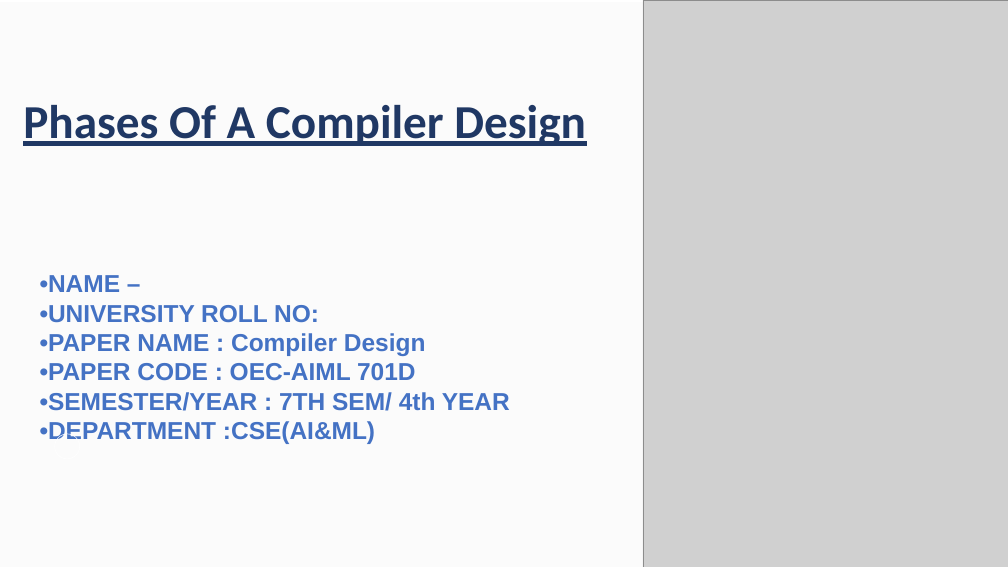
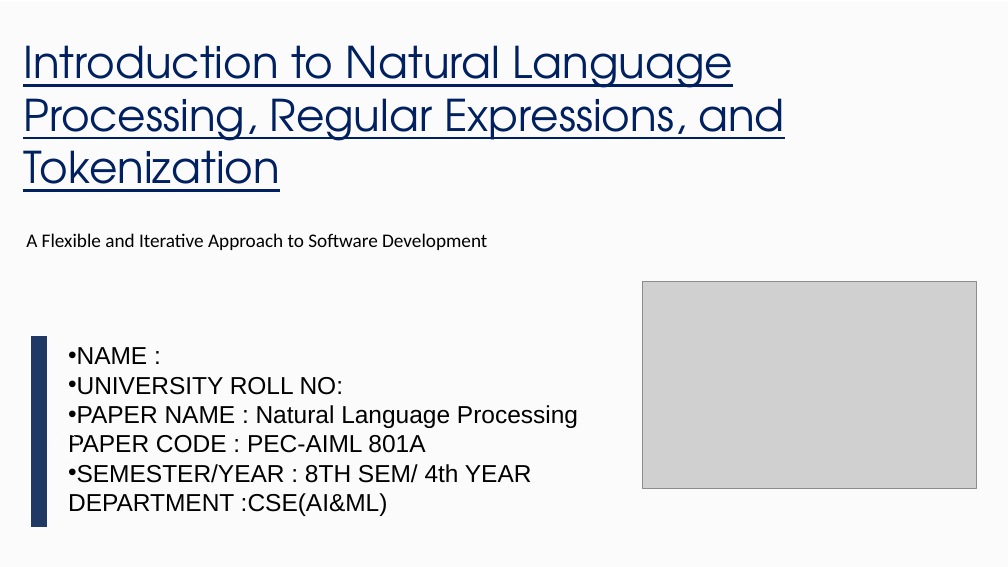
Before and after one commit to aditya2027krml/Undergraduate-CSE-AI-ML-Presentations-and-Reports-of-College, a slide deck: slide 1 of 4th Year/Presentations/34230821034.pptx. Drawn at 1008x567 pixels with LibreOffice and Linux fonts; fonts in the diff are those of the drawing; grey boxes stand for pictures; background and template pictures are left out. Boxes give left, top, right and bottom in pixels: in the first picture for what was removed or moved away, otherwise in the second. Text is boxed around its words. In the diff, an @@ line names an element or a change of style, - is before the commit and + after.

Commit message:
Add files via upload
Introduction to Natural Language Processing, Regular Expressions, and Tokenization

```diff
--- a/4th Year/Presentations/34230821034.pptx
+++ b/4th Year/Presentations/34230821034.pptx
@@ picture removed at <box>643,0,1008,567</box> @@
@@ text at <box>23,45,785,192</box>: text changed; size 54 to 50 pt; font Calibri to TeX Gyre Adventor; text colour #203864 to #002060; bold off @@
-Phases Of A Compiler Design
+Introduction to Natural Language Processing, Regular Expressions, and Tokenization
@@ text added at <box>26,233,487,250</box>, 22 pt, text #000000 @@
+A Flexible and Iterative Approach to Software Development
@@ picture added at <box>642,282,976,488</box> @@
@@ freeform shape added at <box>31,336,47,527</box>, fill #203864 @@
@@ text at <box>68,347,578,516</box>: text changed; text colour #4472C4 to #000000; bold off @@
-•NAME –
-•UNIVERSITY ROLL NO:
-•PAPER NAME : Compiler Design
-•PAPER CODE : OEC-AIML 701D
-•SEMESTER/YEAR : 7TH SEM/ 4th YEAR •DEPARTMENT :CSE(AI&ML)
+• NAME :
+• UNIVERSITY ROLL NO:
+• PAPER NAME : Natural Language Processing PAPER CODE : PEC-AIML 801A
+• SEMESTER/YEAR : 8TH SEM/ 4th YEAR DEPARTMENT :CSE(AI&ML)
```
Also in this commit, not shown: 1 other slide changed, 9 slides added, 9 slides removed.
